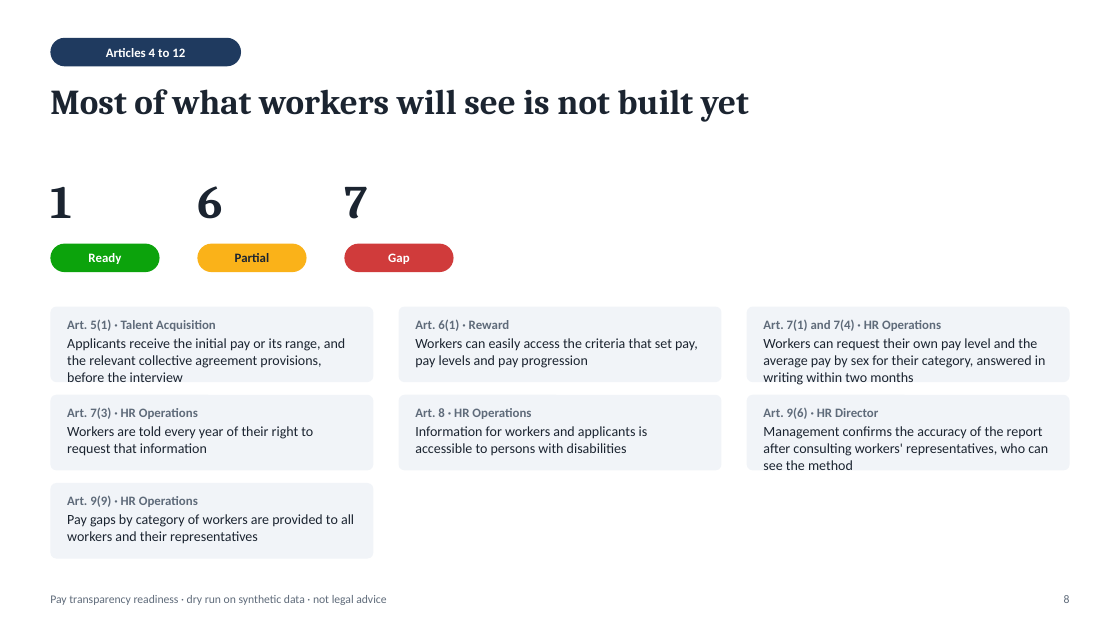
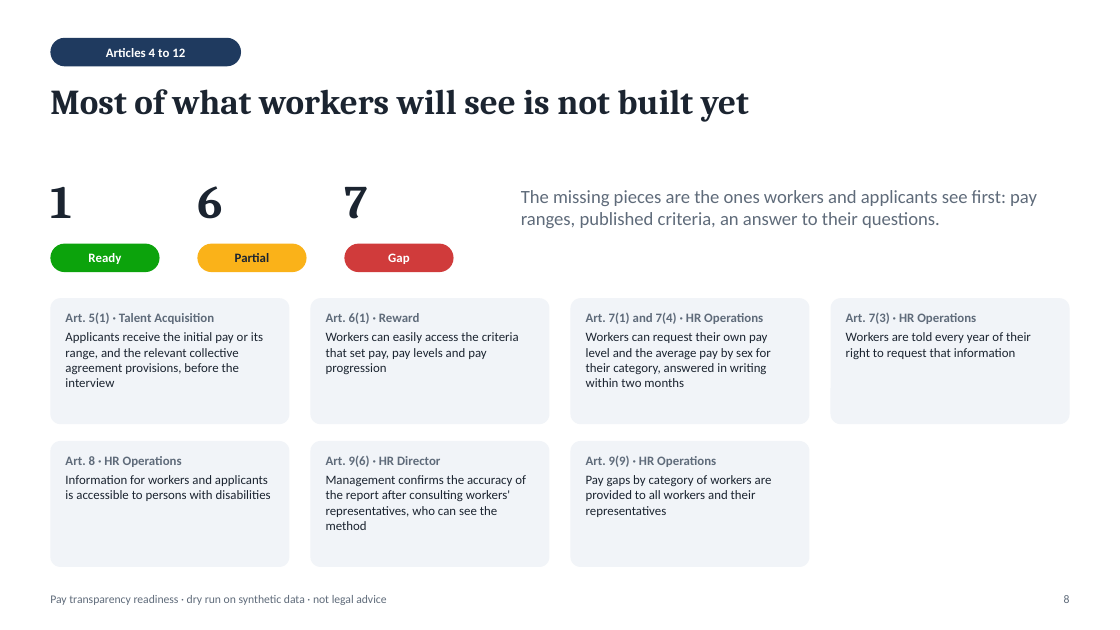
Before and after one commit to D0M3N1C0X/pay-transparency-readiness-kit, a slide deck: slide 8 of deliverables/board_briefing.pptx. Drawn at 1120x630 pixels with LibreOffice and Linux fonts; fonts in the diff are those of the drawing. Boxes give left, top, right and bottom in pixels: in the first picture for what was removed or moved away, otherwise in the second. Text is boxed around its words. In the diff, an @@ line names an element or a change of style, - is before the commit and + after.

```diff
--- a/deliverables/board_briefing.pptx
+++ b/deliverables/board_briefing.pptx
@@ text added at (x1=521, y1=190, x2=1037, y2=228), 16 pt, text #5F6B7A @@
+The missing pieces are the ones workers and applicants see first: pay ranges, published criteria, an answer to their questions.
@@ rounded rectangle resized from (x1=50, y1=307, x2=373, y2=382) to (x1=50, y1=298, x2=290, y2=424) @@
@@ rounded rectangle resized from (x1=398, y1=307, x2=721, y2=382) to (x1=311, y1=298, x2=550, y2=424) @@
@@ rounded rectangle added at (x1=571, y1=298, x2=810, y2=424), fill #F1F4F8 @@
@@ rounded rectangle resized from (x1=747, y1=307, x2=1070, y2=382) to (x1=831, y1=298, x2=1070, y2=424) @@
@@ text "Art. 5(1) · Talent Acquisition" moved from (x1=67, y1=319, x2=345, y2=382) to (x1=65, y1=312, x2=263, y2=387) @@
@@ text "Art. 5(1) · Talent Acquisition" at (x1=65, y1=312, x2=263, y2=387): size 12 to 11 pt in "Applicants receive the initial pay or its ..."; more space between paragraphs @@
@@ text "Art. 6(1) · Reward" moved from (x1=415, y1=319, x2=698, y2=368) to (x1=326, y1=312, x2=519, y2=374) @@
@@ text "Art. 6(1) · Reward" at (x1=326, y1=312, x2=519, y2=374): size 12 to 11 pt in "Workers can easily access the criteria that ..."; more space between paragraphs @@
@@ text "Art. 7(1) and 7(4) · ..." moved from (x1=763, y1=319, x2=1046, y2=385) to (x1=586, y1=312, x2=771, y2=387) @@
@@ text "Art. 7(1) and 7(4) · ..." at (x1=586, y1=312, x2=771, y2=387): size 12 to 11 pt in "Workers can request their own pay level ..."; more space between paragraphs @@
@@ text "Art. 7(3) · HR Operations" moved from (x1=67, y1=407, x2=313, y2=456) to (x1=846, y1=313, x2=1031, y2=359) @@
@@ text "Art. 7(3) · HR Operations" at (x1=846, y1=313, x2=1031, y2=359): size 12 to 11 pt in "Workers are told every year of their ..."; more space between paragraphs @@
@@ rounded rectangle removed at (x1=50, y1=395, x2=373, y2=471) @@
@@ rounded rectangle removed at (x1=398, y1=395, x2=721, y2=471) @@
@@ rounded rectangle removed at (x1=747, y1=395, x2=1070, y2=471) @@
@@ rounded rectangle resized from (x1=50, y1=483, x2=373, y2=559) to (x1=50, y1=441, x2=290, y2=567) @@
@@ rounded rectangle added at (x1=311, y1=441, x2=550, y2=567), fill #F1F4F8 @@
@@ rounded rectangle added at (x1=571, y1=441, x2=810, y2=567), fill #F1F4F8 @@
@@ text "Art. 8 · HR Operations" moved from (x1=415, y1=408, x2=648, y2=455) to (x1=65, y1=456, x2=271, y2=501) @@
@@ text "Art. 8 · HR Operations" at (x1=65, y1=456, x2=271, y2=501): size 12 to 11 pt in "Information for workers and applicants is accessible ..."; more space between paragraphs @@
@@ text "Art. 9(6) · HR Director" moved from (x1=763, y1=407, x2=1048, y2=470) to (x1=326, y1=455, x2=526, y2=530) @@
@@ text "Art. 9(6) · HR Director" at (x1=326, y1=455, x2=526, y2=530): size 12 to 11 pt in "Management confirms the accuracy of the report ..."; more space between paragraphs @@
@@ text "Art. 9(9) · HR Operations" moved from (x1=67, y1=495, x2=354, y2=544) to (x1=586, y1=455, x2=772, y2=517) @@
@@ text "Art. 9(9) · HR Operations" at (x1=586, y1=455, x2=772, y2=517): size 12 to 11 pt in "Pay gaps by category of workers are ..."; more space between paragraphs @@
```
Also in this commit, not shown: 6 other slides changed, 3 other files.
